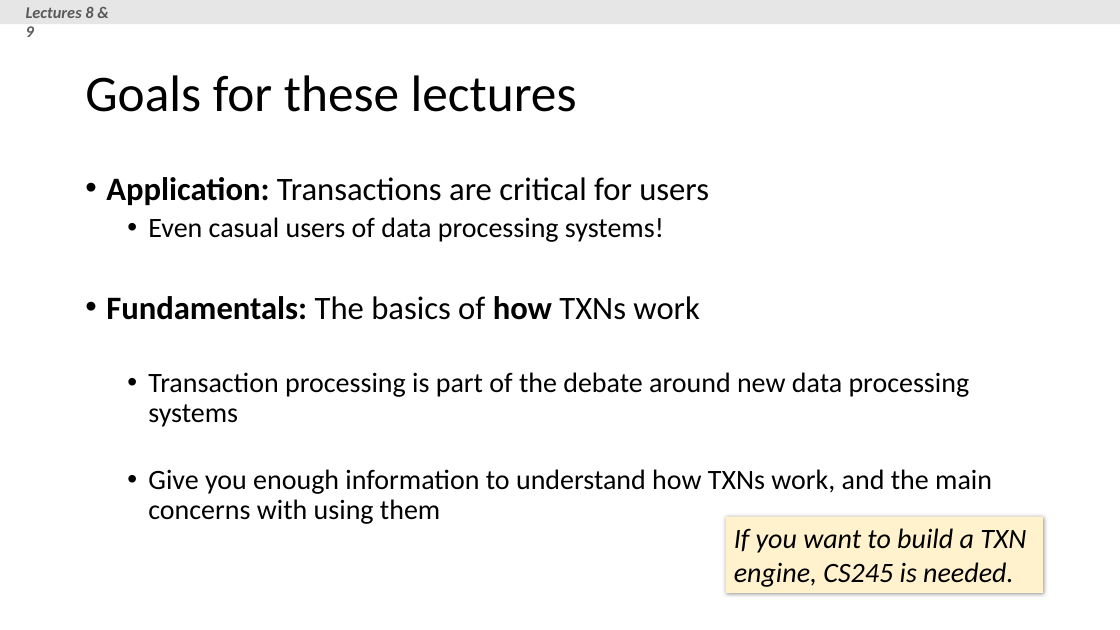
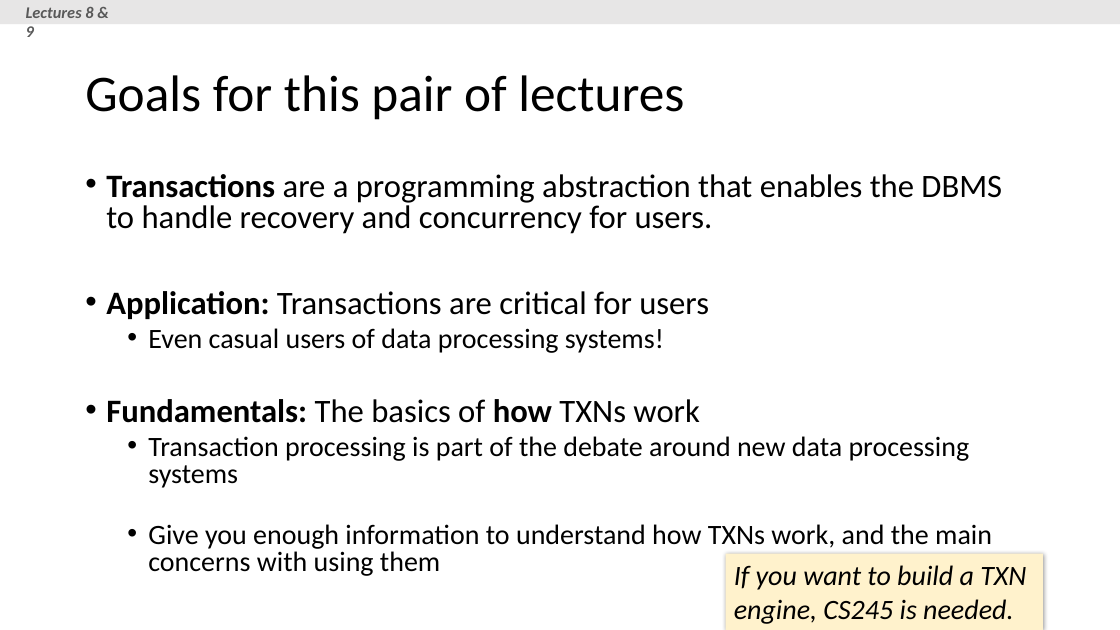
Before and after one commit to XIEQ/cs145-notebooks, a slide deck: slide 2 of lecture-8-9/Lectures_8_9_TXNs.pptx. Drawn at 1120x630 pixels with LibreOffice and Linux fonts; fonts in the diff are those of the drawing. Boxes give left, top, right and bottom in pixels: in the first picture for what was removed or moved away, otherwise in the second. Text is boxed around its words. In the diff, an @@ line names an element or a change of style, - is before the commit and + after.

```diff
--- a/lecture-8-9/Lectures_8_9_TXNs.pptx
+++ b/lecture-8-9/Lectures_8_9_TXNs.pptx
@@ title at (x1=85, y1=75, x2=684, y2=120): text changed @@
-Goals for these lectures
+Goals for this pair of lectures
@@ text at (x1=106, y1=174, x2=1002, y2=234): paragraph added @@
+• Transactions are a programming abstraction that enables the DBMS to handle recovery and concurrency for users.
@@ text at (x1=106, y1=291, x2=992, y2=576): line spacing 0.9 to 0.8 @@
@@ rectangle "If you want to build ..." moved from (x1=726, y1=517, x2=1044, y2=593) to (x1=726, y1=554, x2=1044, y2=630) @@
```
Also in this commit, not shown: 18 other slides changed, 3 slides added, 1 slide removed, 4 other files.
